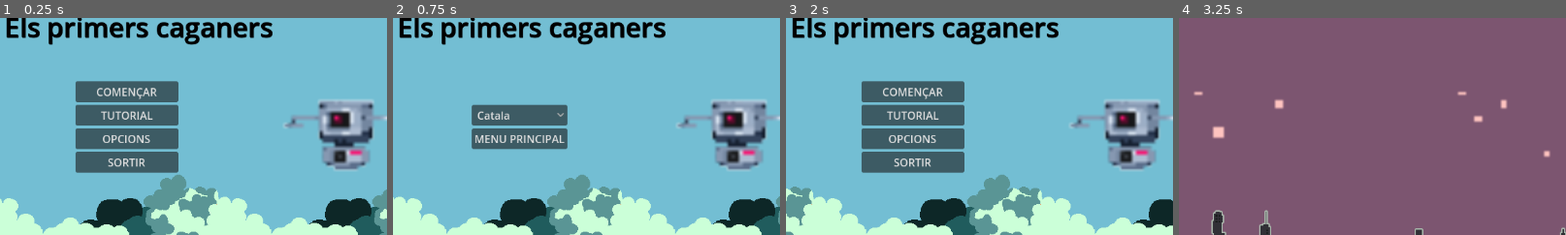
Above: before the commit, frames 1-4 (left to right).
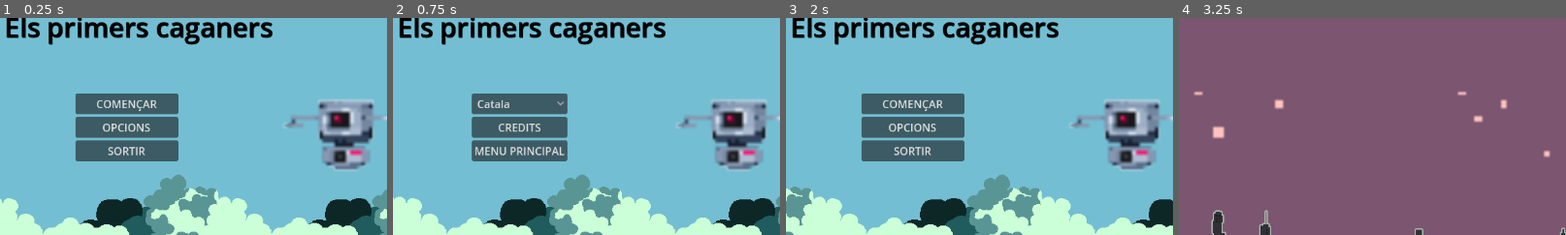
Above: after the commit, the same moments.

Repository: SamusCr/Birdot
Game: Godot game, scene res://scene/Menu_Principal.tscn
The game is run twice, just before and just after one commit, with the same random seed, the same clock (stepped at 60 frames per second) and the same inputs.
Inputs (mouse positions are % of the whole screen's width and height, from its top left):
- Up to frame 1 (0.25 s): no input
- Up to frame 2 (0.75 s): click "OPCIONS" at 0.5 s
- Up to frame 3 (2 s): click "MENU PRINCIPAL" at 1.25 s
- Up to frame 4 (3.25 s): click "COMENÇAR" at 2 s; move the mouse to (72, 45) at 2.77 s; press the mouse at (72, 45) at 2.78 s
The pictures show only the part of the screen within x 34-84%, y 25-75%; the shares and areas given below are measured in that part.

The runs differ from the first frame. In frame 1, 6.0% of the frame differs, in the area x 19-47%, y 29-72%; in frame 2, 4.6%; in frame 3, 6.0%; in frame 4, nothing differs.

Commit message:
Arreglar problema i crecdits

Diff:
--- a/Birdot-main/Assets/Traducciones/Traduccion.csv
+++ b/Birdot-main/Assets/Traducciones/Traduccion.csv
@@ -7,6 +7,7 @@
 BOTON_CONTINUAR,"CONTINUAR","CONTINUAR","CONTINUE","CONITNUAR"
 BOTON_OPCIONES,"OPCIONS","OPCIONES","OPTIONS","OPÇÕES"
 BOTON_SALIR,"SORTIR","SALIR","QUIT","SAIR"
+BOTON_CREDITOS,"CREDITS","CREDITOS","CREDITS","CRÉDITOS"
 MENU_PRINCIPAL,"MENU PRINCIPAL","MENU PRINCIPAL","MAIN MENU","MENU PRINCIPAL"
 
 
@@ -21,3 +22,4 @@
 
 TEXTO_GANADOR,"FELICITATS, ELS DRONS HAN PERDUT","FELICIDADES, HAS DERROTADO A LOS DRONES","CONGRATULATIONS, THE DRONES HAVE LOST","PARABÉNS, VOCÊ DERROTOU OS DRONES"
 TEXT_TUTORIAL,"AGGGGGGG PERDONA'M RAFA, ME N'HE OBLIDAT PER COMPLET EL TUTORIAL!!\n INTENTA VOLAR TAN LLUNY COM PUGUIS, …(2503 unchanged characters)…
+TEXTO_CREDITOS,"He de donar gracies als següents creadors de Itchio per fer possible aquest jocs amb els seus assets:\n","He de dar las gracias a los siguientes creadores de itchio por hacer posible este juego con sus asets:\n","I would like to thank the following itchio creators for making this game possible with their resources:\n","I would like to thank the following itchio creators for making this game possible with their resources:\n"
--- a/Birdot-main/scene/Menu_Principal.tscn
+++ b/Birdot-main/scene/Menu_Principal.tscn
@@ -69,6 +69,10 @@
 popup/item_3/text = "Portugues"
 popup/item_3/id = 3
 
+[node name="Credits" type="Button" parent="Opciones"]
+layout_mode = 2
+text = "BOTON_CREDITOS"
+
 [node name="Volver" type="Button" parent="Opciones"]
 layout_mode = 2
 text = "MENU_PRINCIPAL"
@@ -99,6 +103,7 @@
 text = "BOTON_EMPEZAR"
 
 [node name="Tutorial" type="Button" parent="Menu"]
+visible = false
 layout_mode = 2
 text = "TUTORIAL"
 
@@ -138,6 +143,60 @@
 mouse_filter = 2
 texture = ExtResource("4_5u8x2")
 
+[node name="Credits" type="ColorRect" parent="."]
+visible = false
+layout_mode = 1
+anchors_preset = 15
+anchor_right = 1.0
+anchor_bottom = 1.0
+grow_horizontal = 2
+grow_vertical = 2
+color = Color(0.137255, 1, 1, 1)
+
+[node name="RichTextLabel" type="RichTextLabel" parent="Credits"]
+layout_mode = 1
+anchors_preset = 15
+anchor_right = 1.0
+anchor_bottom = 1.0
+grow_horizontal = 2
+grow_vertical = 2
+theme_override_colors/default_color = Color(0, 0, 0, 1)
+theme_override_colors/selection_color = Color(0, 0, 0, 1)
+bbcode_enabled = true
+text = "Art:
+https://the-pixel-nook.itch.io/parallax-backgrounds-demo
+https://lucky-loops.itch.io/parallax-city-background
+https://ibingames.itch.io/vector-arrow-icon-pack
+https://kangjung.itch.io/pigeon-pixel
+https://ankousse26.itch.io/free-pixel-art-drones
+https://xyezawr.itch.io/free-pixel-effects-pack-4-explosions
+https://bdragon1727.itch.io/fire-pixel-bullet-16x16
+https://nicolemariet.itch.io/pixel-heart-animation-32x32-16x16-freebie
+https://www.instagram.com/cubicoart/
+
+Musica :
+https://uppbeat.io/browse/artist/color-parade
+
+"
+fit_content = true
+horizontal_alignment = 1
+vertical_alignment = 1
+
+[node name="volver" type="Button" parent="Credits/RichTextLabel"]
+layout_mode = 1
+anchors_preset = 8
+anchor_left = 0.5
+anchor_top = 0.5
+anchor_right = 0.5
+anchor_bottom = 0.5
+offset_left = -58.0
+offset_top = 175.5
+offset_right = 87.0
+offset_bottom = 206.5
+grow_horizontal = 2
+grow_vertical = 2
+text = "MENU_PRINCIPAL"
+
 [node name="ColorRect" type="ColorRect" parent="."]
 visible = false
 layout_mode = 1
@@ -179,10 +238,12 @@
 text = "MENU_PRINCIPAL"
 
 [connection signal="item_selected" from="Opciones/OptionButton" to="." method="_on_option_button_item_selected"]
+[connection signal="pressed" from="Opciones/Credits" to="." method="_on_credits_pressed"]
 [connection signal="pressed" from="Opciones/Volver" to="." method="_on_volver_pressed"]
 [connection signal="pressed" from="Menu/Continuar" to="." method="_on_continuar_pressed"]
 [connection signal="pressed" from="Menu/Empezar" to="." method="_on_empezar_pressed"]
 [connection signal="pressed" from="Menu/Tutorial" to="." method="_on_tutorial_pressed"]
 [connection signal="pressed" from="Menu/Opciones" to="." method="_on_opciones_pressed"]
 [connection signal="pressed" from="Menu/Salir" to="." method="_on_salir_pressed"]
+[connection signal="pressed" from="Credits/RichTextLabel/volver" to="." method="_on_volver_pressed"]
 [connection signal="pressed" from="ColorRect/RichTextLabel2/volver" to="." method="_on_volver_pressed"]
--- a/Birdot-main/scene/bird.tscn
+++ b/Birdot-main/scene/bird.tscn
@@ -138,7 +138,5 @@
 [node name="Cadencia" type="Timer" parent="."]
 one_shot = true
 
-[node name="AudioStreamPlayer2D" type="AudioStreamPlayer2D" parent="."]
-
 [connection signal="sleeping_state_changed" from="." to="." method="_on_sleeping_state_changed"]
 [connection signal="timeout" from="Cadencia" to="." method="_on_cadencia_timeout"]
--- a/Birdot-main/scene/control_game.gd
+++ b/Birdot-main/scene/control_game.gd
@@ -84,7 +84,7 @@
 		var tween = create_tween()
 		tween.tween_property(Bird.Camera, "position", Bird.posicion_final ,1)
 		if es_final == true:
-			get_tree().change_scene_to_file("res://pantalla_guanyar.tscn")
+			get_tree().change_scene_to_file("res://scene/Menu_Principal.tscn")
 		else:
 			$TiendaCanvas/Tienda.show()
 		Global.destruir_spawner.emit()
--- a/Birdot-main/scene/menu_principal.gd
+++ b/Birdot-main/scene/menu_principal.gd
@@ -5,7 +5,7 @@
 func _ready():
 	if Global.cargar_partida():
 		$Menu/Continuar.show()
-
+	$Credits/RichTextLabel.text = TranslationServer.tr("TEXTO_CREDITOS") + $Credits/RichTextLabel.text
 #boto del menu principal
 func _on_continuar_pressed():
 	Global.actualizar_personaje.emit()
@@ -24,6 +24,7 @@
 func _on_volver_pressed():
 	$Opciones.hide()
 	$ColorRect.hide()
+	$Credits.hide()
 	$Menu.show()
 
 #Botons del menu opcions
@@ -47,3 +48,8 @@
 func _on_tutorial_pressed():
 	$ColorRect.show()
 	$Menu.hide()
+
+
+func _on_credits_pressed():
+	$Credits.show()
+	$Opciones.hide()
Binary file changed: Birdot-main/Assets/Traducciones/Traduccion.ca.translation
Binary file changed: Birdot-main/Assets/Traducciones/Traduccion.en.translation
Binary file changed: Birdot-main/Assets/Traducciones/Traduccion.es.translation
Binary file changed: Birdot-main/Assets/Traducciones/Traduccion.pt.translation
Not shown, added: Birdot-main/Credtis
